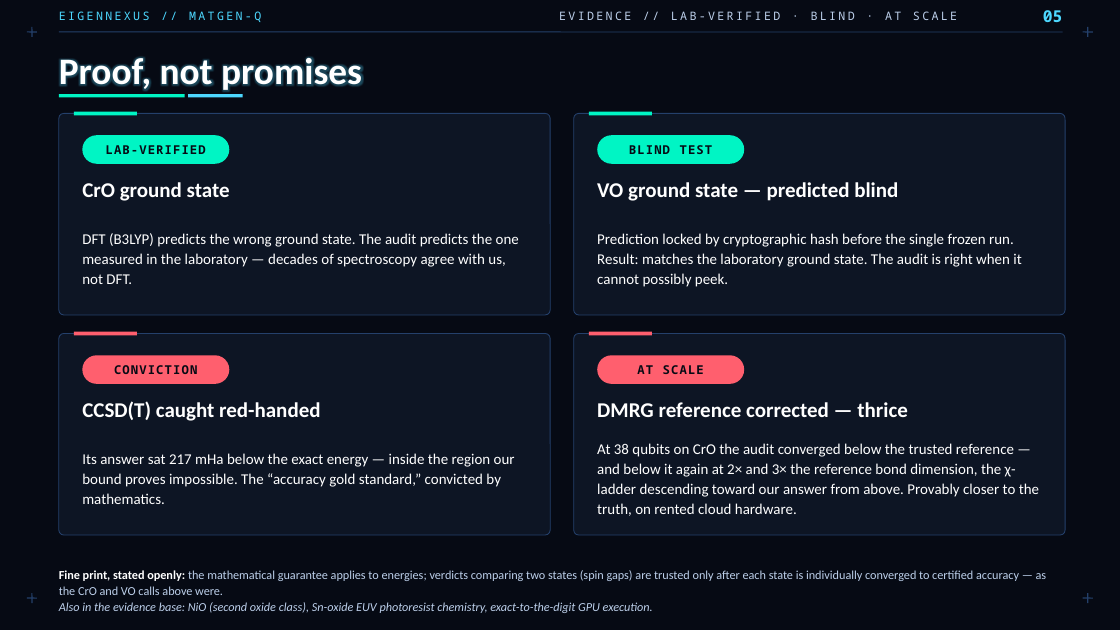
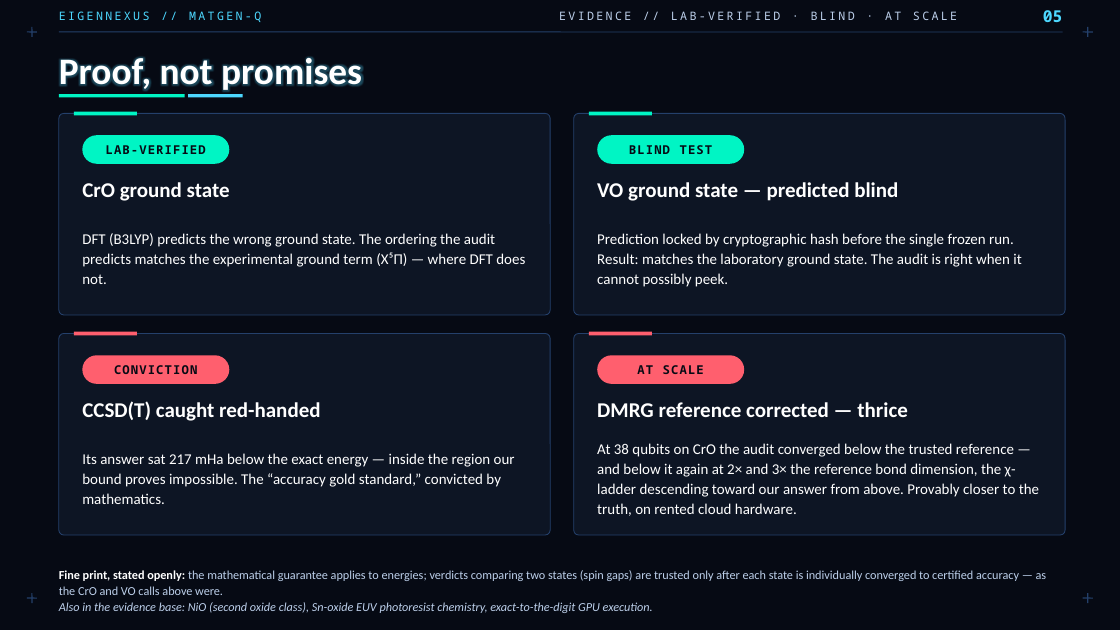
Before and after one commit to christianmetzl/potomac_advancedmaterials, a slide deck: slide 5 of docs/MATGENQ_Audit_CxO.pptx. Drawn at 1120x630 pixels with LibreOffice and Linux fonts; fonts in the diff are those of the drawing. Boxes give left, top, right and bottom in pixels: in the first picture for what was removed or moved away, otherwise in the second. Text is boxed around its words. In the diff, an @@ line names an element or a change of style, - is before the commit and + after.

```diff
--- a/docs/MATGENQ_Audit_CxO.pptx
+++ b/docs/MATGENQ_Audit_CxO.pptx
@@ text at bbox=[82, 233, 525, 284]: text changed @@
-DFT (B3LYP) predicts the wrong ground state. The audit predicts the one measured in the laboratory — decades of spectroscopy agree with us, not DFT.
+DFT (B3LYP) predicts the wrong ground state. The ordering the audit predicts matches the experimental ground term (X⁵Π) — where DFT does not.
```
Also in this commit, not shown: 1 other slide changed.
